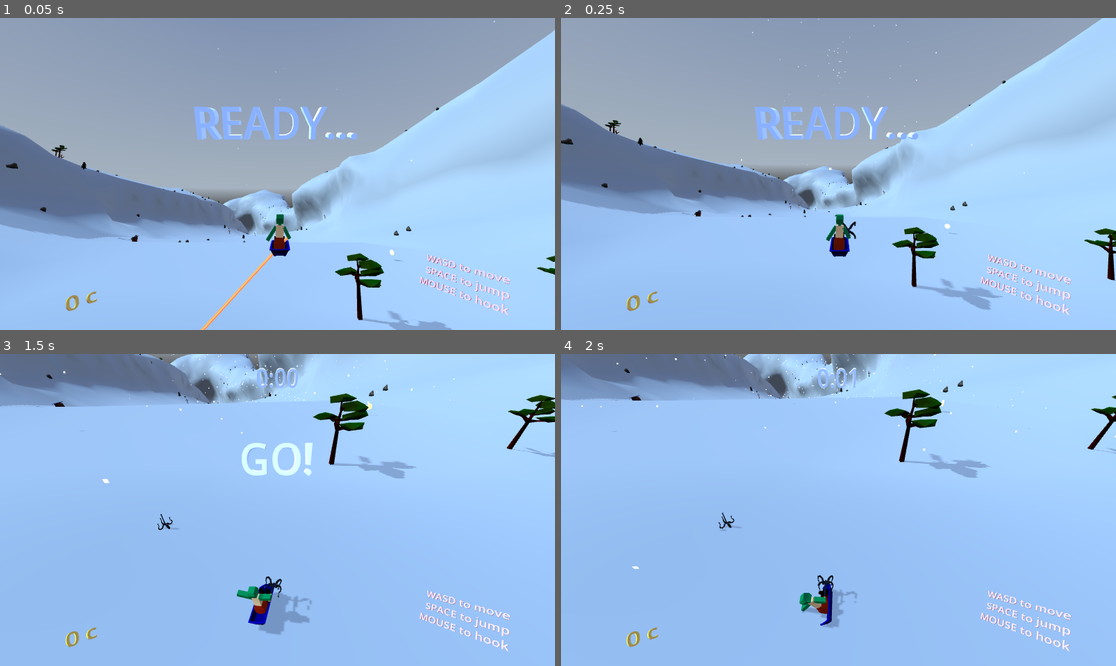
Above: before the commit, frames 1-4 (two rows, left to right).
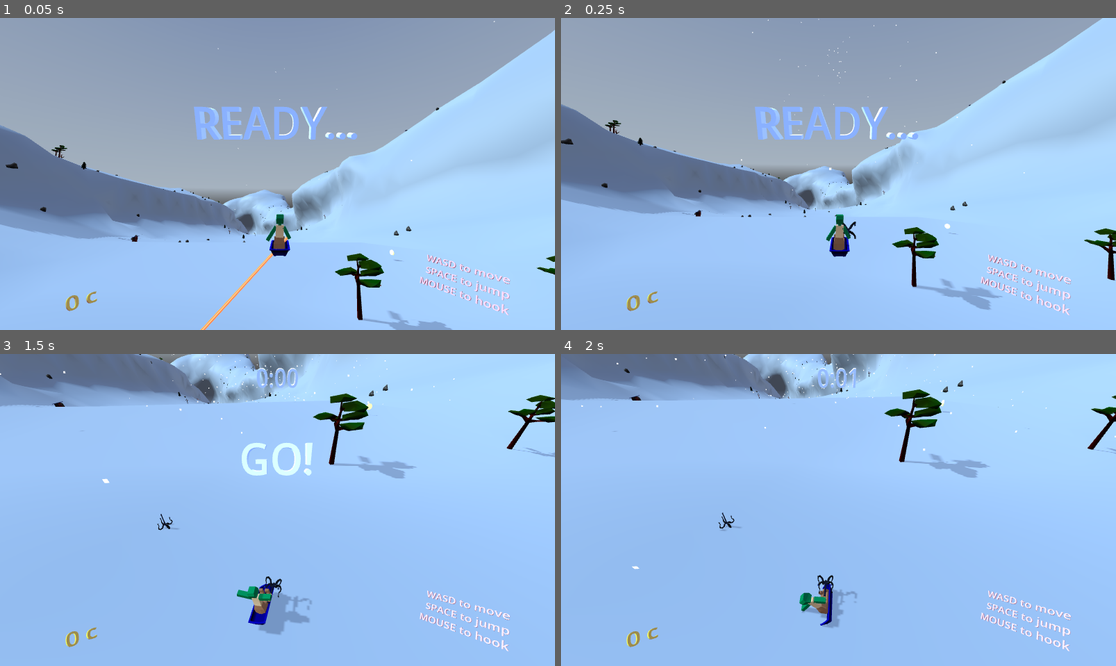
Above: after the commit, the same moments.

Repository: tokkoro/ggj24-sled
Game: Godot game, scene res://tomi_testaa/level_loader_scene.tscn
The game is run twice, just before and just after one commit, with the same random seed, the same clock (stepped at 60 frames per second) and the same inputs. A sky picture missing from this copy of the repository is replaced by a grey-blue gradient.
Inputs (mouse positions are in pixels of both pictures, inside the frame that each line leads up to):
- Up to frame 1 (0.05 s): no input
- Up to frame 2 (0.25 s): no input
- Up to frame 3 (1.5 s): tap Enter at 0.5 s; move the mouse to (399, 494) at 0.52 s; hold Right (turn_right) 0.53-1.28 s; tap Down (break) at 0.6 s; click (399, 494) at 0.67 s; tap Space (jump) at 0.77 s; move the mouse to (166, 525) at 1.27 s; hold Left (turn_left) from 1.28 s (still down); tap Shift at 1.35 s
- Up to frame 4 (2 s): keep holding Left (turn_left); tap Space (jump) at 1.52 s

The runs differ from the first frame. In frame 1, less than 0.1% of the frame differs, in the area x 49-52%, y 69-75%; in frame 2, less than 0.1%; in frame 3, 0.1%, in the area x 45-65%, y 14-86%; in frame 4, 0.1%.

Commit message:
Touch screen level cheat

Diff:
--- a/godot_project/tomi_testaa/LevelLoader.gd
+++ b/godot_project/tomi_testaa/LevelLoader.gd
@@ -45,6 +45,11 @@
 		else:
 			return
 		load_level()
+
+	if event is InputEventScreenTouch:
+		if event.pressed and event.index == 4:
+			current_level = (current_level + 1) % 5
+			load_level()
 
 func _ready():
 	Input.mouse_mode = Input.MOUSE_MODE_CONFINED
